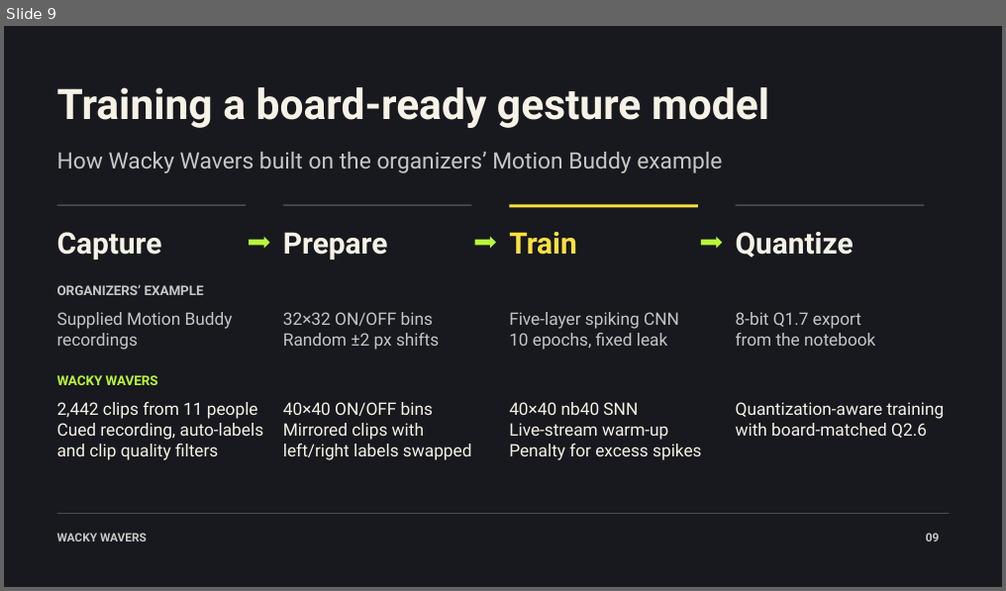
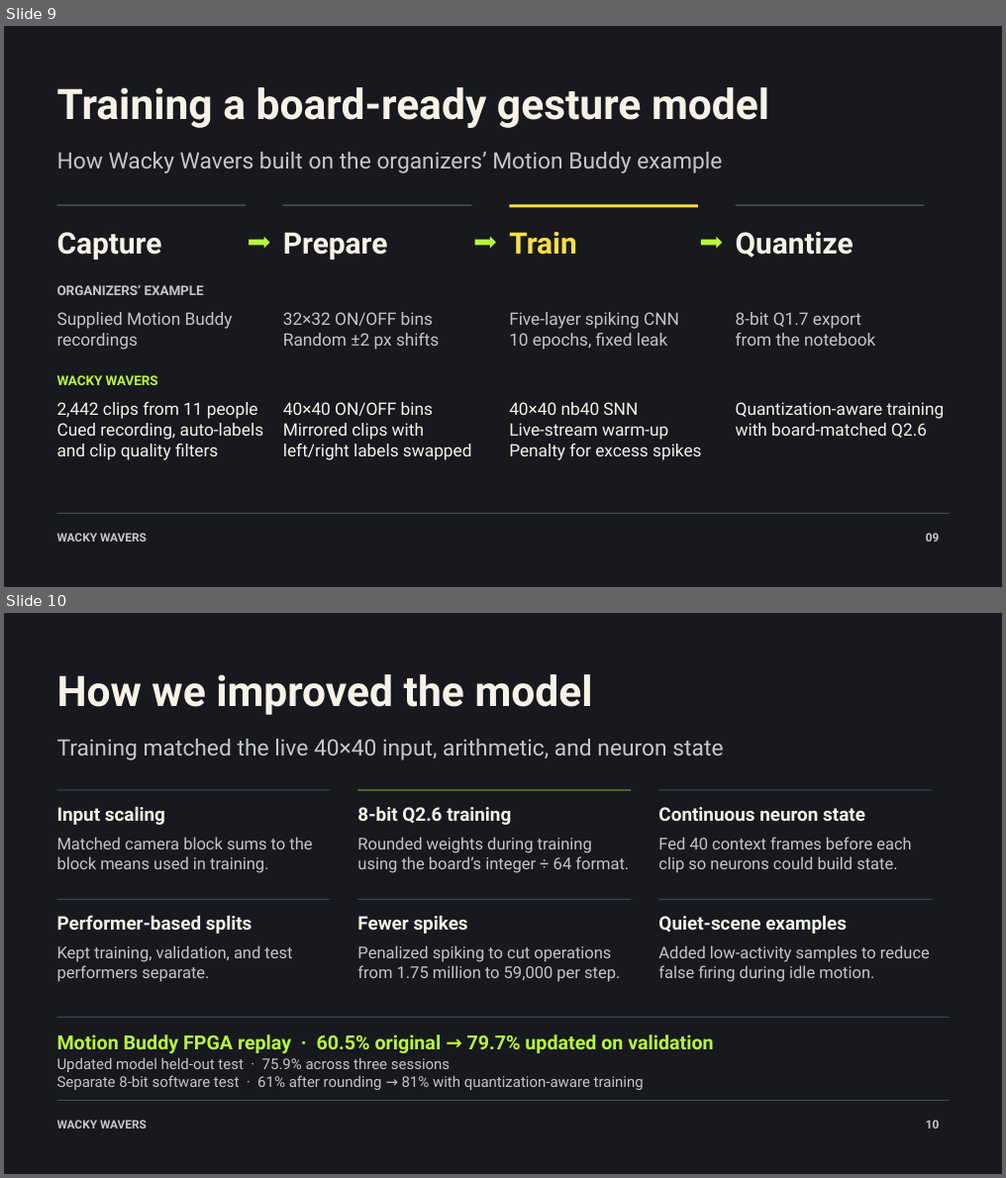
Before and after one commit to unbeschwert/go2-next-reflex, a slide deck: presentation/Wacky Wavers - Mantis Vision.pptx. Shown one above the other, each under a label of ours: slide 9 before the commit, slides 9 and 10 after it. The pictures are 1006x591 and 1006x1178 pixels, drawn with LibreOffice and Linux fonts; fonts in the diff are those of the drawing. Boxes give left, top, right and bottom in pixels: in the first picture for what was removed or moved away, otherwise in the second. Text is boxed around its words. In the diff, an @@ line names an element or a change of style, - is before the commit and + after.

Commit message:
Add model comparison and simulation media

```diff
--- a/presentation/Wacky Wavers - Mantis Vision.pptx
+++ b/presentation/Wacky Wavers - Mantis Vision.pptx
@@ slide 10 added at box(4, 613, 1002, 1174), background #17191E @@
@@ text added at box(57, 674, 593, 715), 40.5 pt, text #F6F2E6, bold @@
+How we improved the model
@@ text added at box(57, 739, 723, 761), 21.8 pt, text #C6C7C6 @@
+Training matched the live 40×40 input, arithmetic, and neuron state
@@ rectangle added at box(57, 789, 331, 790), fill #565C66 @@
@@ rectangle added at box(358, 789, 632, 790), fill #B8F63C @@
@@ rectangle added at box(659, 789, 933, 790), fill #565C66 @@
@@ text added at box(57, 807, 165, 825), 18 pt, text #F4F1E5, bold @@
+Input scaling
@@ text added at box(357, 807, 511, 825), 18 pt, text #F4F1E5, bold @@
+8-bit Q2.6 training
@@ text added at box(658, 807, 865, 821), 18 pt, text #F4F1E5, bold @@
+Continuous neuron state
@@ text added at box(57, 837, 312, 873), 15.8 pt, text #C5C5C5 @@
+Matched camera block sums to the
+block means used in training.
@@ text added at box(357, 837, 629, 873), 15.8 pt, text #C5C5C5 @@
+Rounded weights during training
+using the board’s integer ÷ 64 format.
@@ text added at box(658, 837, 911, 873), 15.8 pt, text #C5C5C5 @@
+Fed 40 context frames before each
+clip so neurons could build state.
@@ rectangle added at box(57, 899, 331, 900), fill #565C66 @@
@@ rectangle added at box(358, 899, 632, 900), fill #565C66 @@
@@ rectangle added at box(659, 899, 933, 900), fill #565C66 @@
@@ text added at box(57, 915, 252, 934), 18 pt, text #F4F1E5, bold @@
+Performer-based splits
@@ text added at box(357, 915, 468, 934), 18 pt, text #F4F1E5, bold @@
+Fewer spikes
@@ text added at box(658, 916, 846, 934), 18 pt, text #F4F1E5, bold @@
+Quiet-scene examples
@@ text added at box(57, 946, 292, 982), 15.8 pt, text #C5C5C5 @@
+Kept training, validation, and test
+performers separate.
@@ text added at box(357, 946, 620, 982), 15.8 pt, text #C5C5C5 @@
+Penalized spiking to cut operations
+from 1.75 million to 59,000 per step.
@@ text added at box(658, 946, 930, 982), 15.8 pt, text #C5C5C5 @@
+Added low-activity samples to reduce
+false firing during idle motion.
@@ rectangle added at box(57, 1017, 949, 1018), fill #565C66 @@
@@ text added at box(57, 1035, 713, 1054), 18.8 pt, text #B8F63C, bold @@
+Motion Buddy FPGA replay · 60.5% original → 79.7% updated on validation
@@ text added at box(57, 1058, 644, 1090), 14.2 pt, text #C5C5C5 @@
+Updated model held-out test · 75.9% across three sessions
+Separate 8-bit software test · 61% after rounding → 81% with quantization-aware training
@@ rectangle added at box(57, 1100, 949, 1101), fill #494C51 @@
@@ text added at box(57, 1120, 147, 1129), 11.2 pt, text #C6C7C6, bold @@
+WACKY WAVERS
@@ text added at box(926, 1120, 940, 1129), 11.2 pt, text #C6C7C6, bold @@
+10
```
Also in this commit, not shown: 4 slides changed, 1 other slide added, 7 other files.
